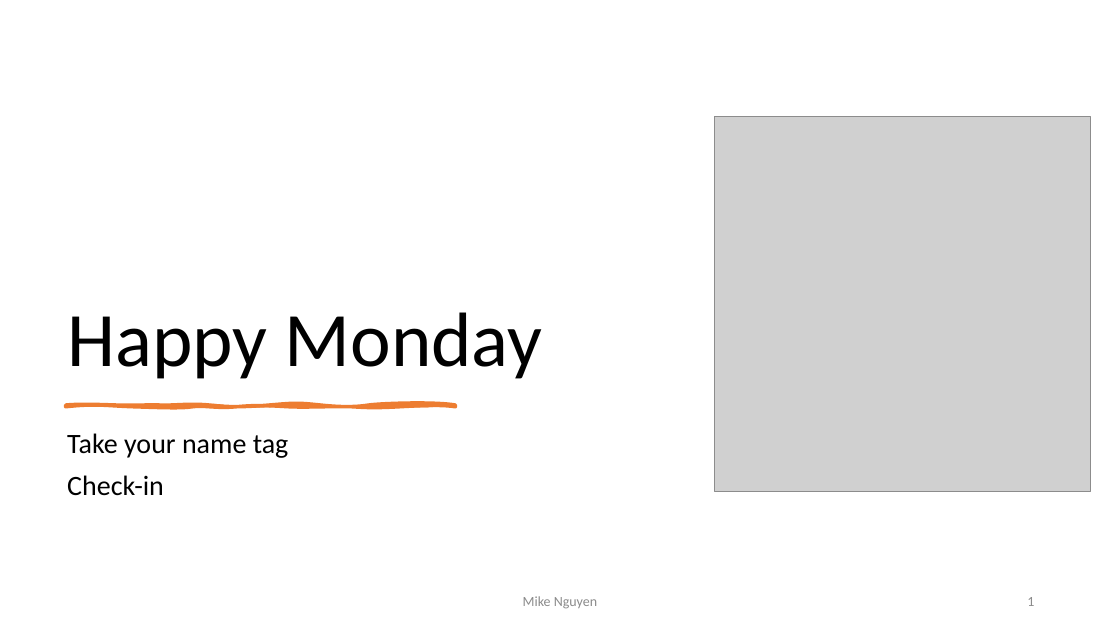
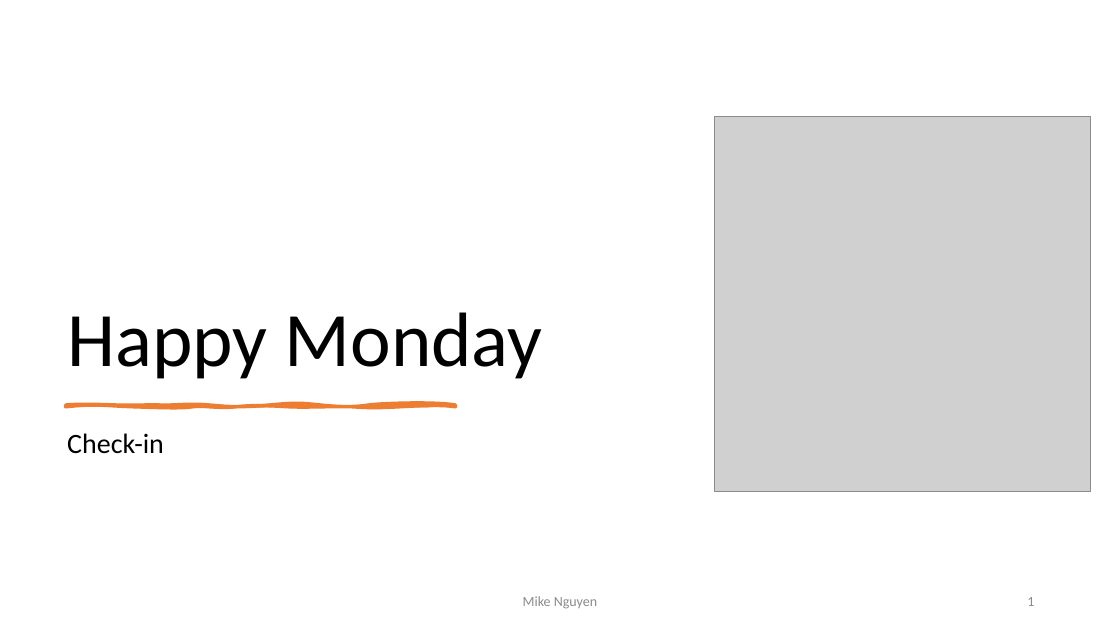
Before and after one commit to mikenguyen13/mar4050_S23_2, a slide deck: slide 1 of lectures/6/1_Designing the Data Collection Form for Communication Data.pptx. Drawn at 1120x630 pixels with LibreOffice and Linux fonts; fonts in the diff are those of the drawing; grey boxes stand for pictures. Boxes give left, top, right and bottom in pixels: in the first picture for what was removed or moved away, otherwise in the second. Text is boxed around its words. In the diff, an @@ line names an element or a change of style, - is before the commit and + after.

Commit message:
lecture 6.1

```diff
--- a/lectures/6/1_Designing the Data Collection Form for Communication Data.pptx
+++ b/lectures/6/1_Designing the Data Collection Form for Communication Data.pptx
@@ subtitle at (67, 433, 289, 458): paragraph removed @@
-Take your name tag
```
Also in this commit, not shown: 1 other file.
